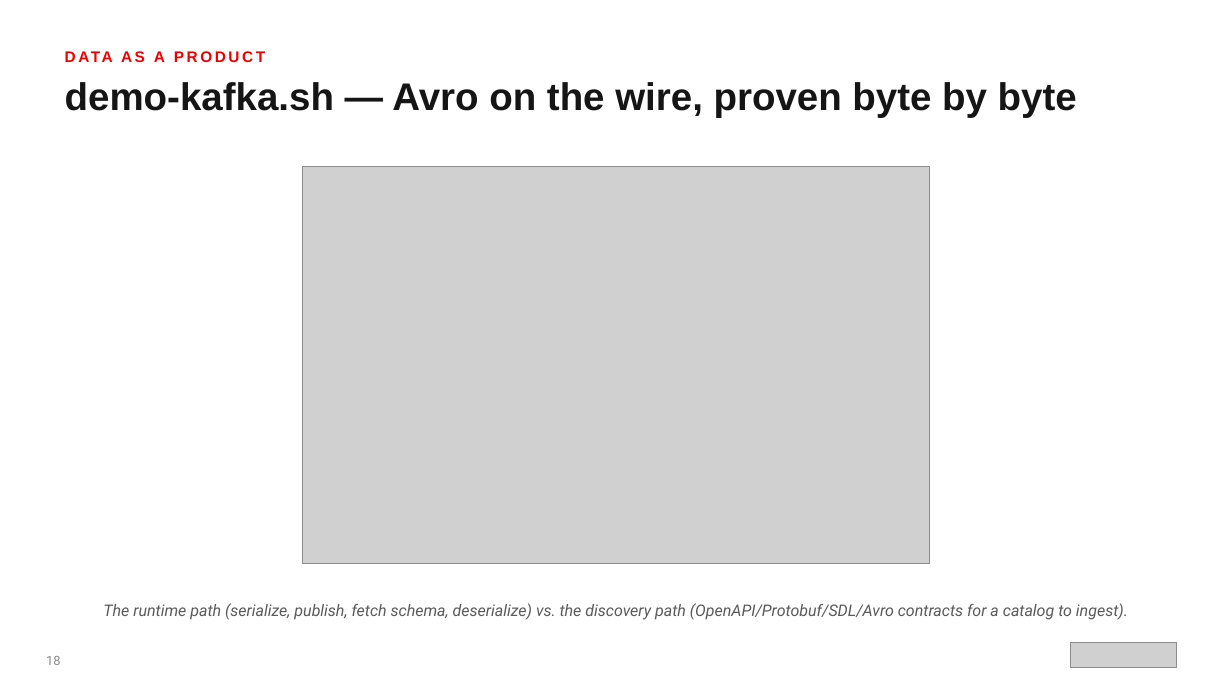
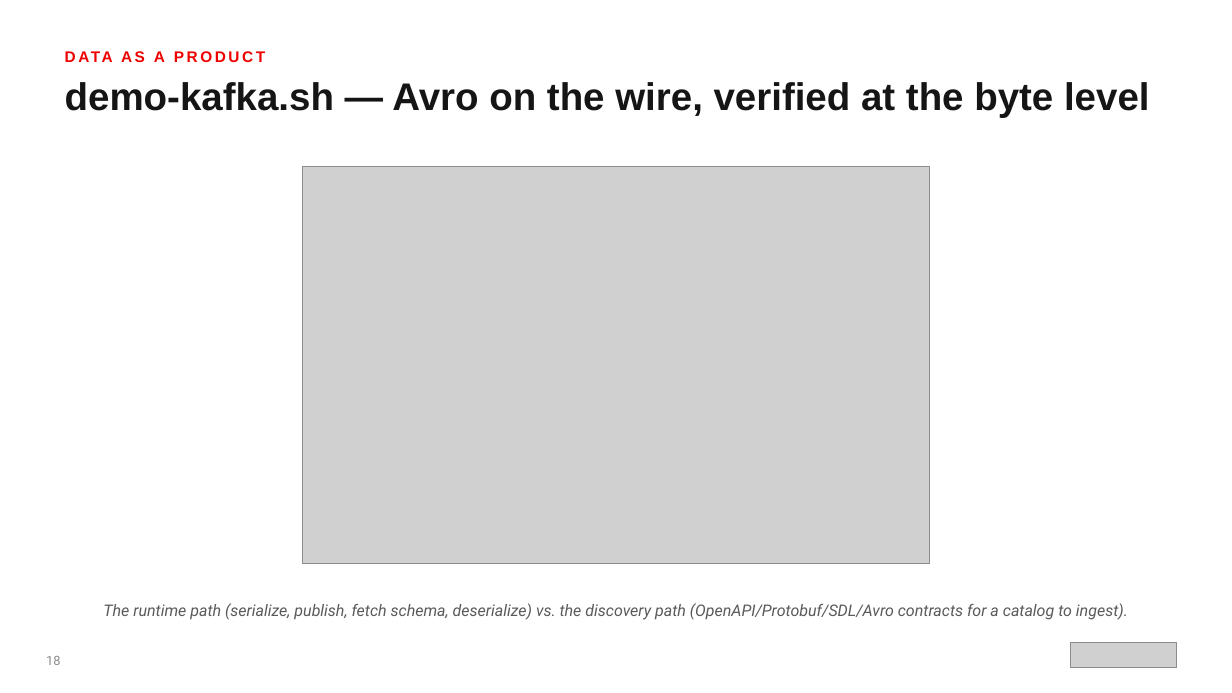
Before and after one commit to patterncatalyst/datamesh-reference-arch-quarkus, a slide deck: slide 19 of presentation/datamesh-201/Datamesh-201-Quarkus-r1.0.pptx. Drawn at 1232x693 pixels with LibreOffice and Linux fonts; fonts in the diff are those of the drawing; grey boxes stand for pictures. Boxes give left, top, right and bottom in pixels: in the first picture for what was removed or moved away, otherwise in the second. Text is boxed around its words. In the diff, an @@ line names an element or a change of style, - is before the commit and + after.

```diff
--- a/presentation/datamesh-201/Datamesh-201-Quarkus-r1.0.pptx
+++ b/presentation/datamesh-201/Datamesh-201-Quarkus-r1.0.pptx
@@ text at [65,82,1150,118]: text changed @@
-demo-kafka.sh — Avro on the wire, proven byte by byte
+demo-kafka.sh — Avro on the wire, verified at the byte level
```
Also in this commit, not shown: 1 other file.
